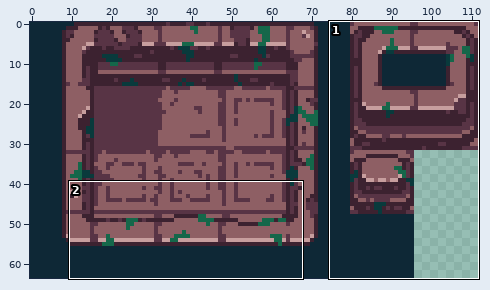
Edited in one commit: pixel-art file (Assets/Art/Models/Backgrounds/MossyTiles.aseprite). Above, an overview of the earlier version with the close-up marked.
Close-up. Before the commit:
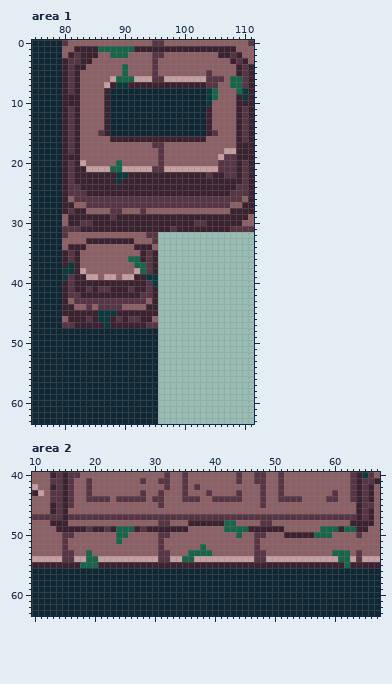
112x64 pixels, 1 frame. Shown: area 1: x 75..111, y 0..63; area 2: x 10..67, y 40..63.
After:
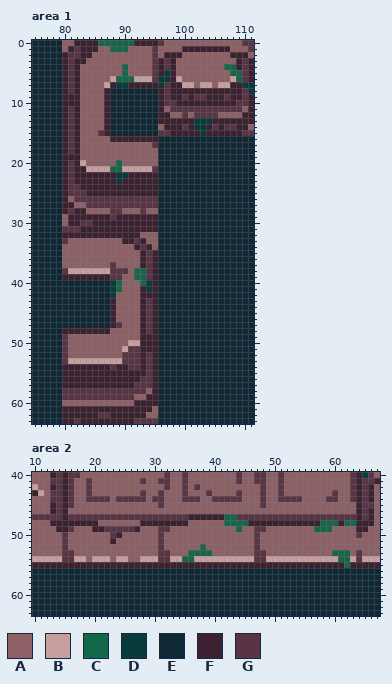
Palette (. is transparent): A #8e5f64  B #c79e9e  C #15674a  D #093a3c  E #0e2836  F #3c2230  G #583445
Edits made:
layer "Background" now shown
Changed rows in their new state; - is an unchanged pixel.
Area 1, layers "Tilemap", "Background":
first column x 80:
 0 A-FFFFCCCCCCFFFF--------------G-
 1 -FG---AA---AAAAGAAAA--------A--G
 2 FG---A--AAA-----AFFF------AAF-F-
 3 --F-A-----------FGF---------AFGF
 4 ---A------------FGF--------CC---
 5 ----------------FDF-----A---CC--
 6 ----------------DDF-AAAAAAA-B---
 7 ----------------DG--BBABBABBFFDD
 8 ----------------FGFFFFFFFFFFFFGD
 9 ----------------FGFFGFGGFFFGF-G-
10 ----------------FGGFFFFFFFFFFGG-
11 ----------------FAGGGGGGGGGGGGA-
12 ----------------FFAAGAGGGG---AF-
13 ----------------FFFFFFDDDFFFF-F-
14 ----------------AFFFGFDD-GFGG-FA
15 ----------------GGFFFFFD-FFFF--G
16 ----------------EEEEEEEEEEEEEEEE
17 ----------------EEEEEEEEEEEEEEEE
18 ----------------EEEEEEEEEEEEEEEE
19 ----------------EEEEEEEEEEEEEEEE
20 ----------------EEEEEEEEEEEEEEEE
21 ----------------EEEEEEEEEEEEEEEE
22 ----------------EEEEEEEEEEEEEEEE
23 ----------------EEEEEEEEEEEEEEEE
24 ----------------EEEEEEEEEEEEEEEE
25 ----------------EEEEEEEEEEEEEEEE
26 ----------------EEEEEEEEEEEEEEEE
27 ----------------EEEEEEEEEEEEEEEE
28 ----------------EEEEEEEEEEEEEEEE
29 ----------------EEEEEEEEEEEEEEEE
30 ----------------EEEEEEEEEEEEEEEE
31 ----------------EEEEEEEEEEEEEEEE
32 FFFFFFFFFFFFF-AAEEEEEEEEEEEEEEEE
33 G---AAAAAA--GF-AEEEEEEEEEEEEEEEE
34 -AAA---------G--EEEEEEEEEEEEEEEE
35 AAA-------------EEEEEEEEEEEEEEEE
36 AAA--------AA---EEEEEEEEEEEEEEEE
37 AAA-----G---AF--EEEEEEEEEEEEEEEE
38 GBB-BBBBGGG-C---EEEEEEEEEEEEEEEE
39 FF--FFFFGGAACCGFEEEEEEEEEEEEEEEE
40 EEEEEEEEDCAAACDFEEEEEEEEEEEEEEEE
41 EEEEEEEEDCAAA-D-EEEEEEEEEEEEEEEE
42 EEEEEEEEDAAAAFF-EEEEEEEEEEEEEEEE
43 EEEEEEEEFAAAAFG-EEEEEEEEEEEEEEEE
44 EEEEEEEEFA---FG-EEEEEEEEEEEEEEEE
45 EEEEEEEEFAAAA-G-EEEEEEEEEEEEEEEE
46 EEEEEEEE-AAAA-GFEEEEEEEEEEEEEEEE
47 EEEEEEEE-GAAA--FEEEEEEEEEEEEEEEE
48 FFFFFFFFAAAAAFGFEEEEEEEEEEEEEEEE
49 GAAAAAAAAAAAAFFFEEEEEEEEEEEEEEEE
50 GAAAAAAAAAABBFFFEEEEEEEEEEEEEEEE
51 GAAAAAAAAABGGFFFEEEEEEEEEEEEEEEE
52 GAAAAAAAAAGGGFGFEEEEEEEEEEEEEEEE
53 GBBBBBBBBBGGGFGFEEEEEEEEEEEEEEEE
54 FFFFFFFFGFFGGFGFEEEEEEEEEEEEEEEE
55 FFFFFFFFFFFFFFGFEEEEEEEEEEEEEEEE
56 FFFFFFFFFFFFFGGFEEEEEEEEEEEEEEEE
57 FFFFFFFFFFFFGGGFEEEEEEEEEEEEEEEE
58 GGGGGGGGGGGGGGAFEEEEEEEEEEEEEEEE
59 GGGGGGGGGGGGAAFFEEEEEEEEEEEEEEEE
60 AAAAAAAAAAAAFFFFEEEEEEEEEEEEEEEE
61 FFFFFFFFFFFFFFFAEEEEEEEEEEEEEEEE
62 FFFFFFGGFFFFFFAAEEEEEEEEEEEEEEEE
63 FFGFFFFFFFFFGGGGEEEEEEEEEEEEEEEE
Area 2, layer "Tilemap":
first column x 16:
47 --------------------FFFFFFCC--------------------
48 FFFFF-------FFFFFFFFAAAAAA--CCFFFFFFFFFFFFCCCFCC
49 GAAA---GGGG-AAAGGAAA------AA-AAGGAAA-----C--AAAA
50 A------GFA------A-----------A---A---AAAAAAAA----
51 -------FA---------------------------------------
53 ---A--------------------------------------------
54 ---AB--A--AA------------------------------------
55 --FFF-------------------------------------------
Boxes around the changes in both close-ups, in picture pixels (x1, y1, x2, y2):
changed: (62, 40, 254, 424)
changed: (68, 514, 356, 568)
